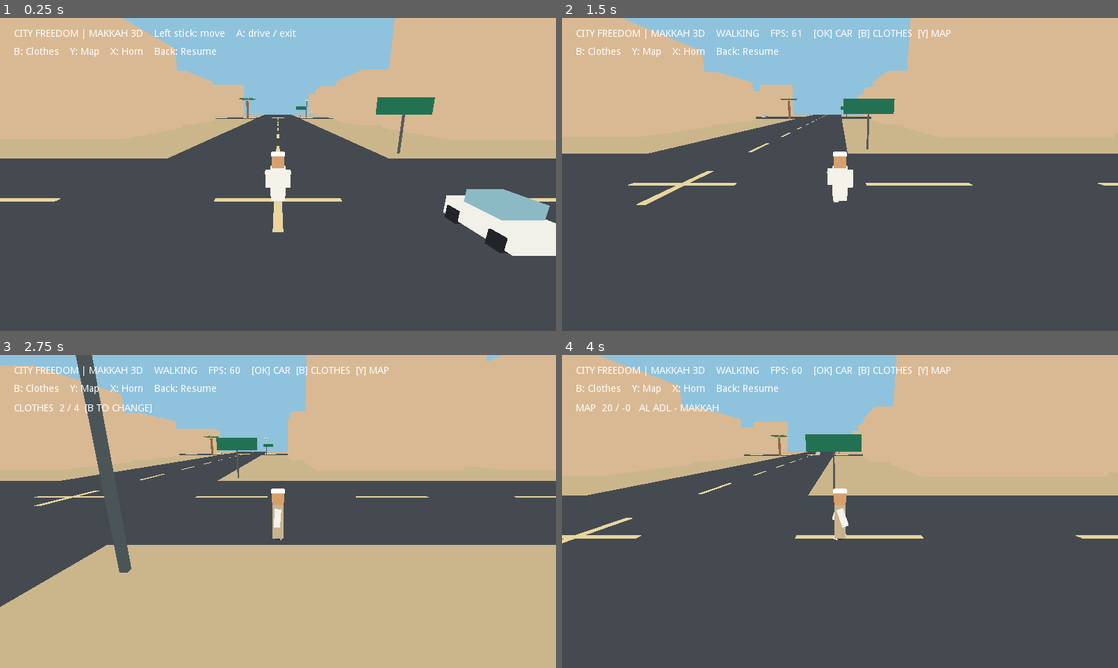
Above: before the commit, frames 1-4 (two rows, left to right).
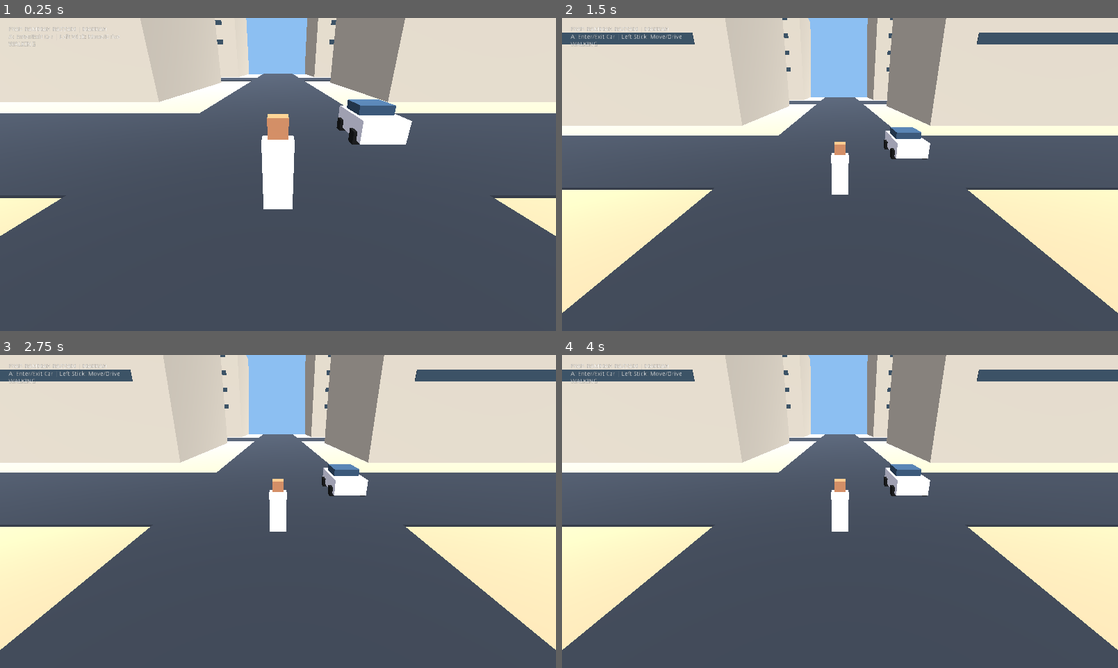
Above: after the commit, the same moments.

Repository: malik5785/FreedomCity
Game: Godot game, scene res://World.tscn
Same seed, same stepped clock (60 frames per second), same inputs: the game is played once before the commit and once after it. Before the commit the project starts from res://main.tscn.
Inputs:
- Up to frame 1 (0.25 s): no input
- Up to frame 2 (1.5 s): tap Enter at 0.5, 0.6 s; hold D 0.53-1.28 s; tap Space at 0.77 s; hold S from 1.28 s (still down); tap E at 1.35 s
- Up to frame 3 (2.75 s): tap Space at 1.52 s; release S at 2.03 s; hold D from 2.03 s (still down); tap B at 2.1 s
- Up to frame 4 (4 s): release D at 2.78 s; hold W 2.78-3.53 s; tap H at 2.85 s; tap Space at 3.02, 3.77 s; hold A from 3.53 s (still down); tap M at 3.6 s

The runs differ from the first frame. In frame 1, 45% of the frame differs, in the area x 0-100%, y 0-76%; in frame 2, 53%; in frame 3, 82%, in the area x 0-100%, y 0-100%; in frame 4, 53%.

Commit message:
Configure new Eyad game project.godot

Diff:
--- a/project.godot
+++ b/project.godot
@@ -1,22 +1,10 @@
 config_version=4
-
 [application]
-config/name="CITY FREEDOM MAKKAH - NEW"
-run/main_scene="res://main.tscn"
-
+config/name="Eyad Rammah Razzam"
+run/main_scene="res://World.tscn"
 [display]
-window/size/width=800
-window/size/height=450
-window/handheld/orientation="landscape"
-window/stretch/mode="viewport"
-window/stretch/aspect="expand"
-
+window/size/width=1280
+window/size/height=720
 [rendering]
 quality/driver/driver_name="GLES2"
-quality/filters/msaa=0
-quality/intended_usage/framebuffer_allocation=2
-environment/default_environment=""
-vram_compression/import_etc=true
-
-[physics]
-common/physics_fps=40
+quality/driver/fallback_to_gles2=true
